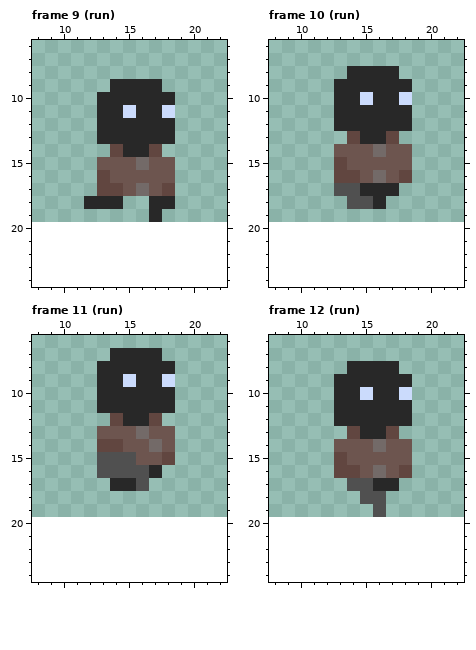
Pixel-art file, stored at PixelEngine/res/sprites/items/armor/leather_armor.aseprite. The first picture shows the starting point.
16x16 pixels, 26 frames. Colours within 5 levels of each other are drawn and written as one. Shown: frame 9 (run): x 8..22, y 6..24; frame 10 (run): x 8..22, y 6..24; frame 11 (run): x 8..22, y 6..24; frame 12 (run): x 8..22, y 6..24. The old version is drawn lined up with the new one, on the new canvas. The commit also changed other frames, which this record leaves out.
Once edited:
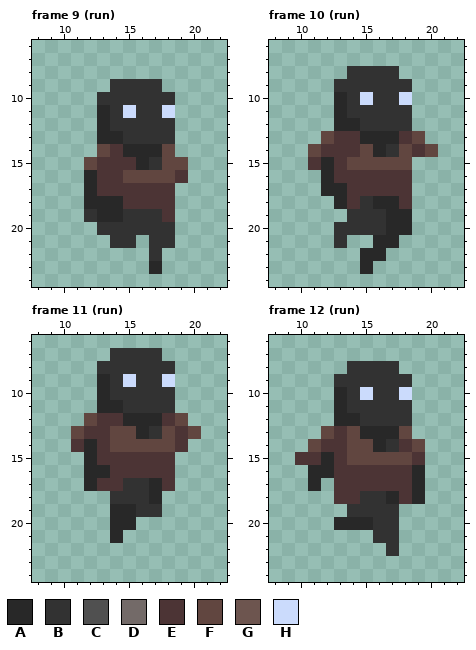
Palette (. is transparent): A #282828  B #323232  C #505050  D #736a68  E #4c3435  F #614640  G #6d554f  H #cbdbfc
The edit:
canvas 16x16 -> 32x32, the old top-left corner now at 8,4
--- frame 9 (run)
@@ x 8..22 @@
  8 ...............
- 9 ......AAAA.....
-10 .....AAAAAA....
-11 .....AAHAAH....
-12 .....AAAAAA....
-13 .....AAAAAA....
-14 ......FAAF.....
-15 .....GGGDGG....
-16 .....FGGGGG....
-17 .....FFGDGF....
-18 ....AAA..AA....
-19 .........A.....
-20 ...............
-21 ...............
-22 ...............
-23 ...............
+ 9 ......BBBB.....
+10 .....BBBBBB....
+11 .....ABHBBH....
+12 .....ABBBBB....
+13 .....AABBBB....
+14 .....FEAAAF....
+15 ....FEEEABFF...
+16 ....AEEFFFFE...
+17 ....AEEEEEE....
+18 ....AAAEEEE....
+19 ....BAABBBE....
+20 .....BBBBBB....
+21 ......BB.BB....
+22 .........B.....
+23 .........A.....
 24 ...............
--- frame 10 (run)
@@ x 8..22 @@
  7 ...............
- 8 ......AAAA.....
- 9 .....AAAAAA....
-10 .....AAHAAH....
-11 .....AAAAAA....
-12 .....AAAAAA....
-13 ......FAAF.....
-14 .....GGGDGG....
-15 .....FGGGGG....
-16 .....FFGDGF....
-17 .....CCAAA.....
-18 ......CCA......
-19 ...............
-20 ...............
-21 ...............
-22 ...............
-23 ...............
+ 8 ......BBBB.....
+ 9 .....BBBBBB....
+10 .....ABHBBH....
+11 .....ABBBBB....
+12 .....AABBBB....
+13 ....FEEAAAEF...
+14 ...FEEEFABFEF..
+15 ...EAEFFFFF....
+16 ....AEEEEEE....
+17 ....AAEEEEE....
+18 .....AEBAAE....
+19 ......BBBAA....
+20 .....BBBBAA....
+21 .....B..AA.....
+22 .......AA......
+23 .......A.......
 24 ...............
--- frame 11 (run)
@@ x 8..22 @@
  6 ...............
- 7 ......AAAA.....
- 8 .....AAAAAA....
- 9 .....AAHAAH....
-10 .....AAAAAA....
-11 .....AAAAAA....
-12 ......FAAF.....
-13 .....GGGDGG....
-14 .....FFGGDG....
-15 .....CCCGGF....
-16 .....CCCCA.....
-17 ......AAC......
-18 ...............
-19 ...............
-20 ...............
-21 ...............
+ 7 ......BBBB.....
+ 8 .....BBBBBB....
+ 9 .....ABHBBH....
+10 .....ABBBBB....
+11 .....AABBBB....
+12 ....FEEAAAEF...
+13 ...FEEFFABFEF..
+14 ...EAEFFFFFE...
+15 ....AEEEEEE....
+16 ....AAEEEEE....
+17 ....AEEBBAE....
+18 ......BBBA.....
+19 ......AABB.....
+20 ......AA.......
+21 ......A........
 22 ...............
--- frame 12 (run)
@@ x 8..22 @@
  7 ...............
- 8 ......AAAA.....
- 9 .....AAAAAA....
-10 .....AAHAAH....
-11 .....AAAAAA....
-12 .....AAAAAA....
-13 ......FAAF.....
-14 .....GGGDGG....
-15 .....FGGGGG....
-16 .....FFGDGF....
-17 ......CCAA.....
-18 .......CC......
-19 ........C......
-20 ...............
-21 ...............
-22 ...............
+ 8 ......BBBB.....
+ 9 .....BBBBBB....
+10 .....ABHBBH....
+11 .....ABBBBB....
+12 .....AABBBB....
+13 ....FEFAAAF....
+14 ...FEEFFABEF...
+15 ..EEAEFFFFFE...
+16 ...AAEEEEEEA...
+17 ...A.EEEEEEA...
+18 .....EEBBAEA...
+19 ......BBBB.....
+20 .....AAABB.....
+21 ........BB.....
+22 .........B.....
 23 ...............
